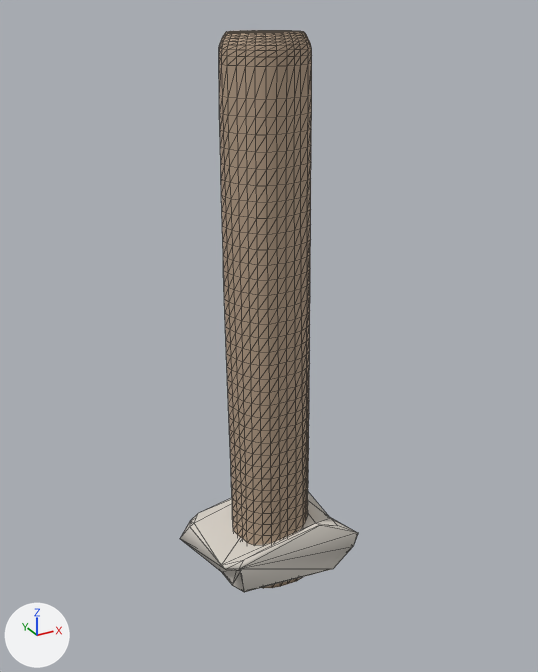
An edit to the glTF model assets/tower/approved-library/architecture/bagana-f2-3x9x3-v2.glb, drawn before and after from the same camera.
Both versions are drawn from a camera (50 mm lens) standing at (-1.167, -2.127, 1.188) and looking at (0.024, 0.039, 0.105). Lighting does not change. The marker at lower left points along +X, +Y and +Z. The older version comes first. Mesh edges are drawn as thin lines.

Names of what the first picture shows: 'bagana_stone', 'bagana_wood'.
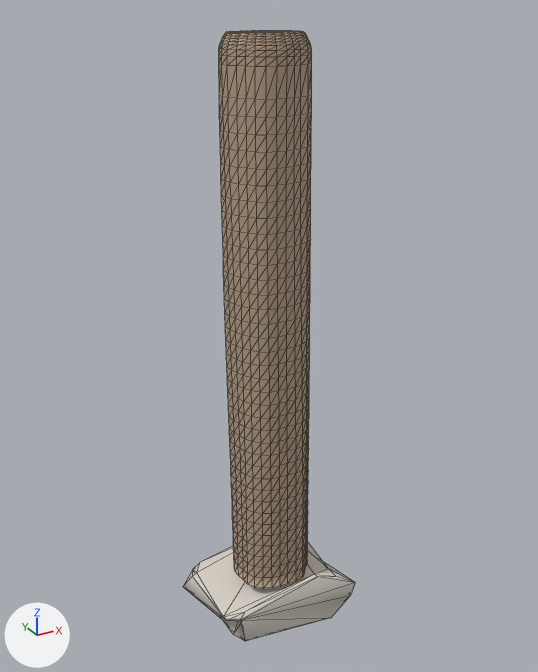
Patch to the scene script:
```diff
--- a/assets/tower/approved-library/architecture/bagana-f2-3x9x3-v2.glb.py
+++ b/assets/tower/approved-library/architecture/bagana-f2-3x9x3-v2.glb.py
@@ me_bagana_form_2_stone @@
 # used by ob_bagana_stone; location = (0.0, 0.0, 0.0)
-me_bagana_form_2_stone.from_pydata(...)  # 41 vertices, 78 faces; spans x -0.303..0.303, y -0.227..0.227, z -0.875..-0.625
+me_bagana_form_2_stone.from_pydata(...)  # 41 vertices, 78 faces; spans x -0.303..0.303, y -0.227..0.227, z -1.125..-0.875
+# me_bagana_form_2_stone part 1: the whole mesh is moved by (0.0, 0.0, -0.25)
 me_bagana_form_2_stone.materials.append(mat_alantil_bagana_stone_pbr)
```

Location of each change, (x1, y1, x2, y2) in pixels of the pictures (538 x 672 px):
'bagana_stone', moved: before (180, 492, 358, 592); after (183, 543, 355, 641)
